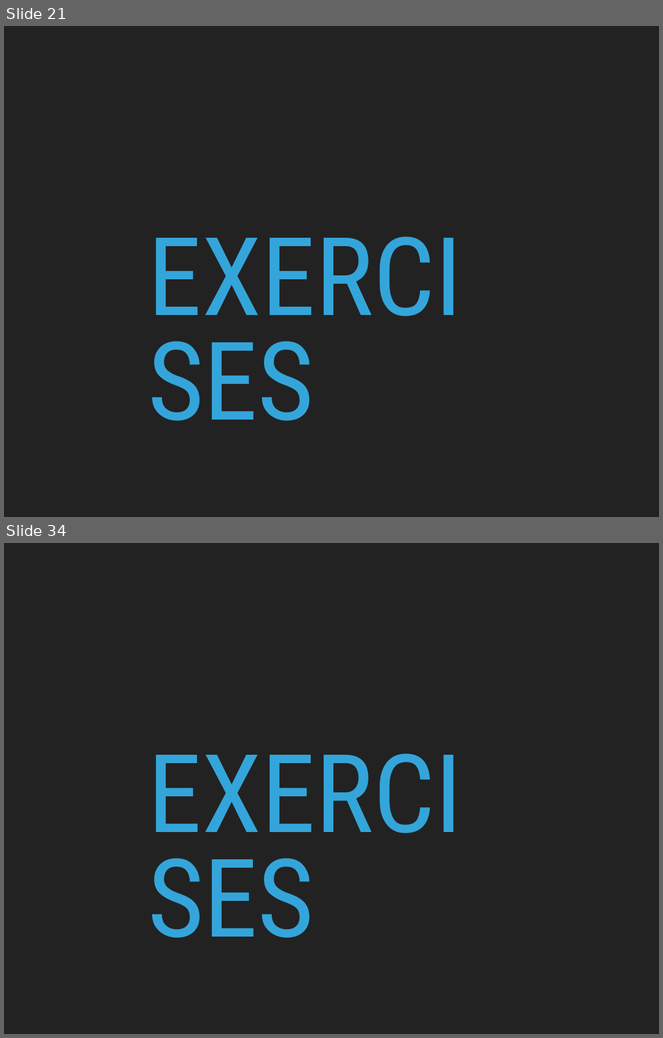
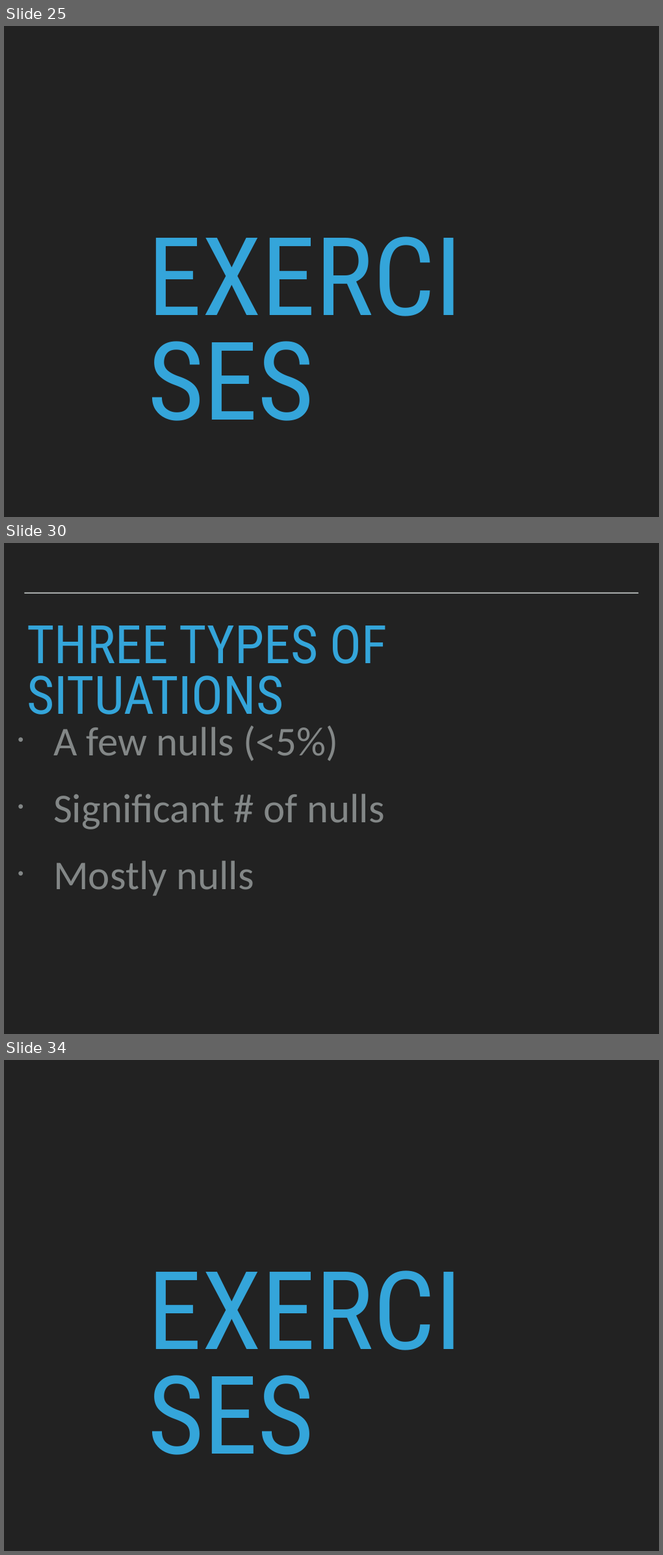
Before and after one commit to patricks1/noble-machine-learning, a slide deck: Session2/Session2_Slides.pptx. Shown one above the other, each under a label of ours: slides 21 and 34 before the commit, slides 25, 30 and 34 after it; the slides between them are not shown. The pictures are 663x1038 and 663x1555 pixels, drawn with LibreOffice and Linux fonts; fonts in the diff are those of the drawing. Boxes give left, top, right and bottom in pixels: in the first picture for what was removed or moved away, otherwise in the second. Text is boxed around its words. In the diff, an @@ line names an element or a change of style, - is before the commit and + after.

```diff
--- a/Session2/Session2_Slides.pptx
+++ b/Session2/Session2_Slides.pptx
@@ slide 30 added at <box>4,543,659,1034</box>, background #222222 @@
@@ line added from (24, 593) to (639, 593), #A6AAA9 2 pt @@
@@ title added at <box>27,625,388,727</box>, 82.8 pt, text #34A5DA @@
+THREE TYPES OF SITUATIONS
@@ text added at <box>53,726,385,896</box>, 64 pt, text #838787 @@
+• A few nulls (<5%)
+• Significant # of nulls
+• Mostly nulls
@@ what was slide 21 is now slide 25 @@
```
Also in this commit, not shown: 4 slides changed, 38 other slides added, 25 slides removed, 3 other files.
